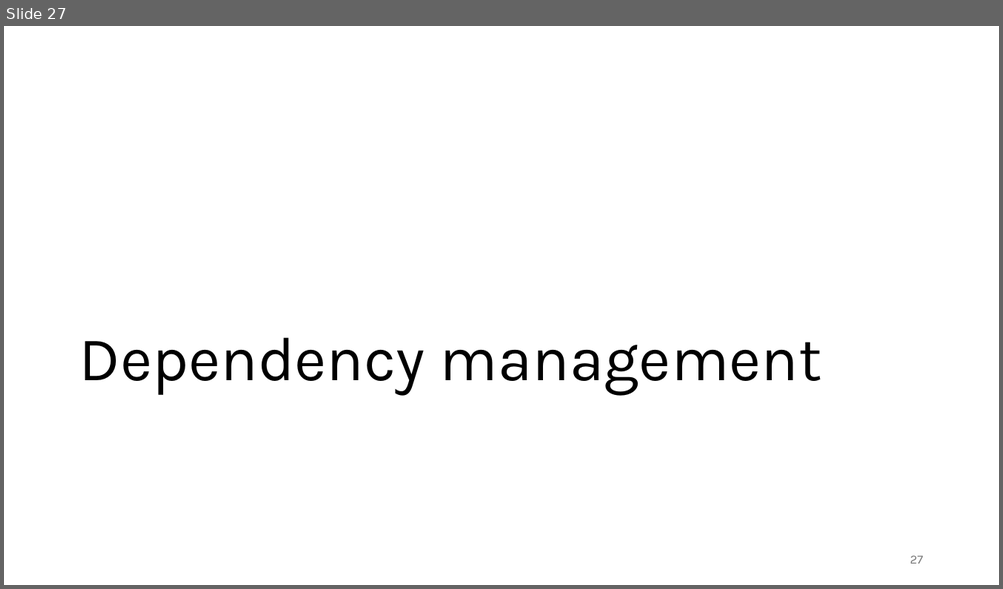
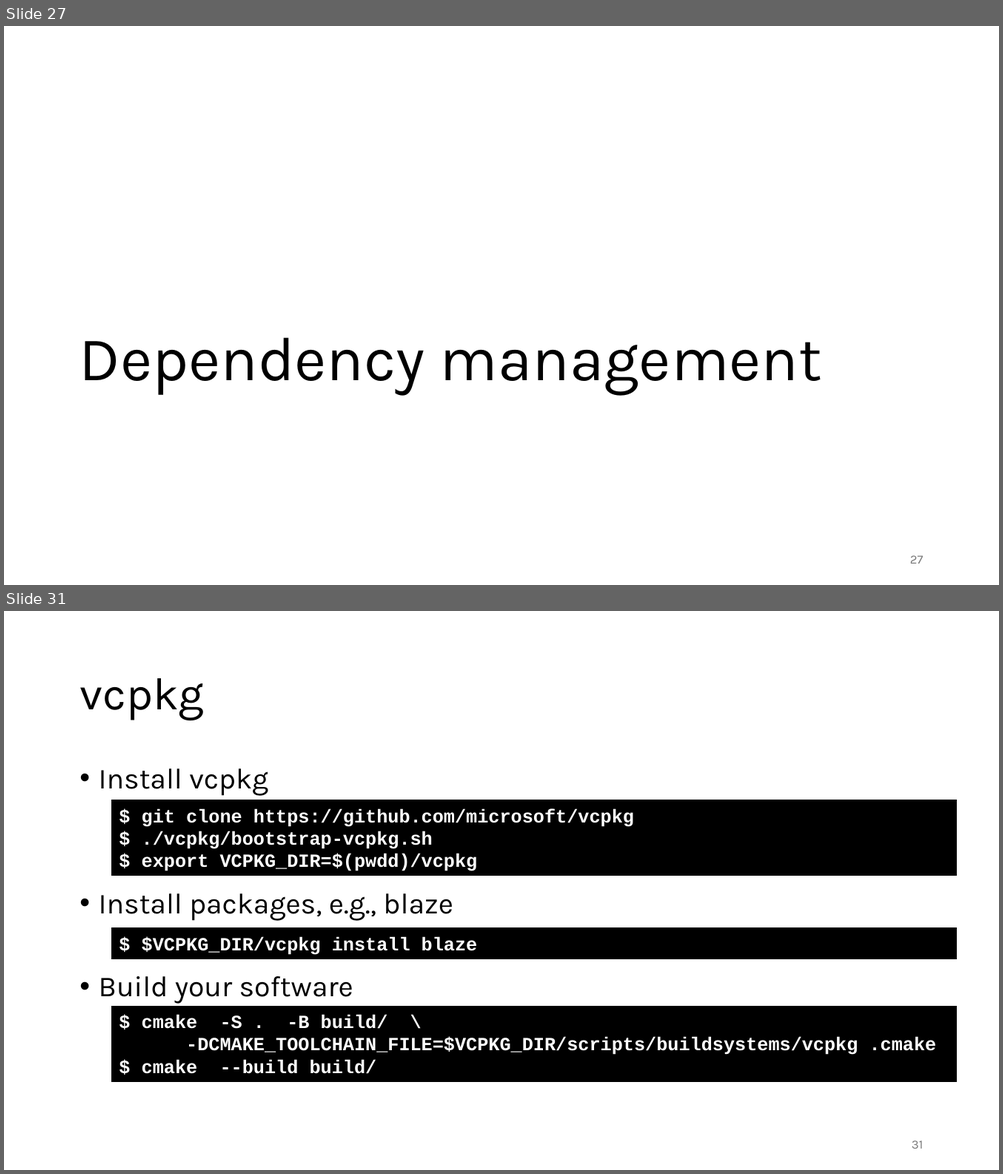
Before and after one commit to gjbex/C-plus-plus-software-engineering, a slide deck: cpp_software_engineering.pptx. Shown one above the other, each under a label of ours: slide 27 before the commit, slides 27 and 31 after it; the slides between them are not shown. The pictures are 1003x589 and 1003x1174 pixels, drawn with LibreOffice and Linux fonts; fonts in the diff are those of the drawing. Boxes give left, top, right and bottom in pixels: in the first picture for what was removed or moved away, otherwise in the second. Text is boxed around its words. In the diff, an @@ line names an element or a change of style, - is before the commit and + after.

```diff
--- a/cpp_software_engineering.pptx
+++ b/cpp_software_engineering.pptx
@@ slide 31 added at bbox=[4, 611, 999, 1170], background #FFFFFF @@
@@ title added at bbox=[79, 678, 204, 721], 44 pt, text #000000 @@
+vcpkg
@@ text added at bbox=[99, 769, 452, 1004], 28 pt, text #000000 @@
+• Install vcpkg
+• Install packages, e.g., blaze
+• Build your software
@@ rectangle added at bbox=[111, 800, 956, 876], fill #000000, outline #000000 0.75 pt, 18 pt, text #FFFFFF, bold @@
+$ git clone https://github.com/microsoft/vcpkg
+$ ./vcpkg/bootstrap-vcpkg.sh
+$ export VCPKG_DIR=$(pwdd)/vcpkg
@@ rectangle added at bbox=[111, 928, 956, 959], fill #000000, outline #000000 0.75 pt, 18 pt, text #FFFFFF, bold @@
+$ $VCPKG_DIR/vcpkg install blaze
@@ rectangle added at bbox=[111, 1006, 956, 1082], fill #000000, outline #000000 0.75 pt, 18 pt, text #FFFFFF, bold @@
+$ cmake -S . -B build/ \
+-DCMAKE_TOOLCHAIN_FILE=$VCPKG_DIR/scripts/buildsystems/vcpkg .cmake
+$ cmake --build build/
@@ page number added at bbox=[911, 1141, 922, 1149], 12 pt, text #797979 @@
+31
```
Also in this commit, not shown: 6 slides changed, 6 other slides added.
